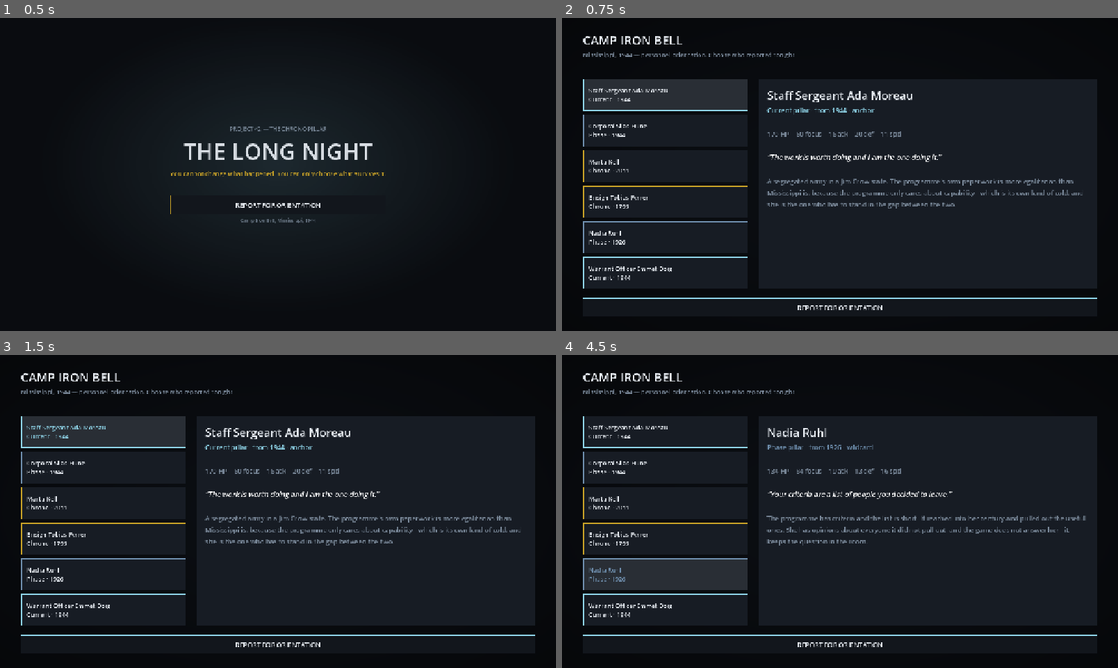
Above: before the commit, frames 1-4 (two rows, left to right).
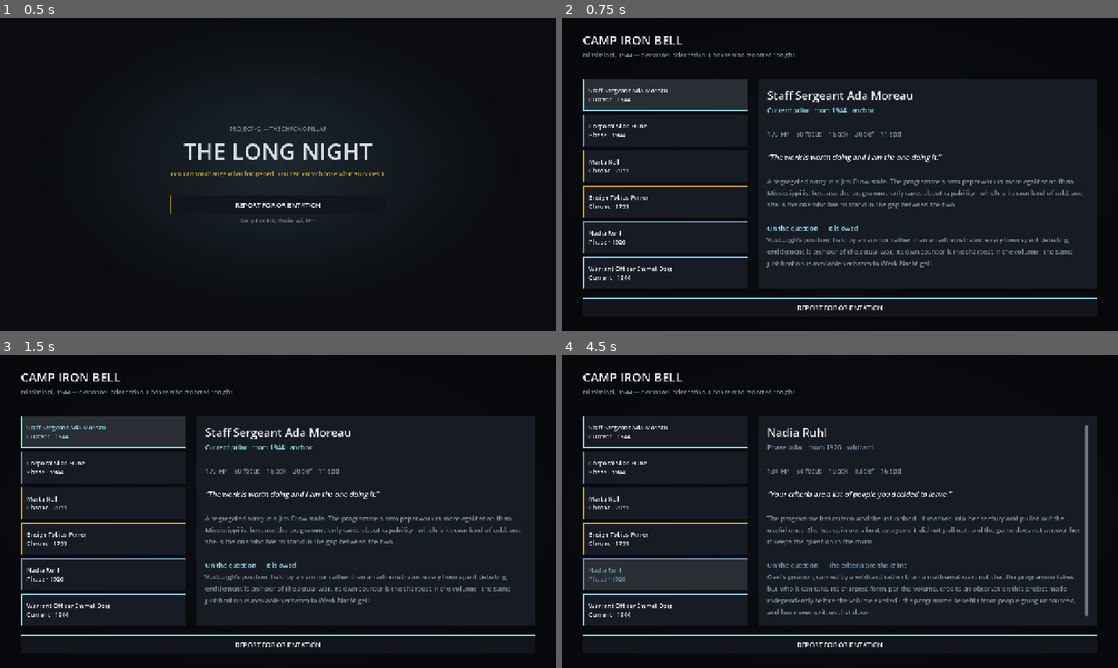
Above: after the commit, the same moments.

Repository: dancockrell/longnight-godot
Game: Godot game, scene res://scenes/Boot.tscn
Same seed, same stepped clock (60 frames per second), same inputs: the game is played once before the commit and once after it.
Inputs:
- Up to frame 1 (0.5 s): no input
- Up to frame 2 (0.75 s): click "REPORT FOR ORIENTATION" at 0.5 s
- Up to frame 3 (1.5 s): click "Staff Sergeant Ada Moreau Cur…" at 1.25 s
- Up to frame 4 (4.5 s): click "Corporal Silas Hune Phase · 1…" at 2 s; click "Marta Kell Chrono · 2011" at 2.75 s; click "Ensign Tobias Ferrer Chrono ·…" at 3.5 s; click "Nadia Ruhl Phase · 1926" at 4.25 s

Frame 1 is identical in both runs. In frame 2, 1.1% of the frame differs, in the area x 36-92%, y 66-80%; in frame 3, 1.1%; in frame 4, 2.5%, in the area x 36-95%, y 22-84%.

Commit message:
Wire the six protagonists into Volume XVI's seven positions
world-aflame-godot/docs/WORLD-THE-QUESTION.md gave the party's central
disagreement - "what is Camp Iron Bell entitled to do?" - somewhere to
actually stand. Verified the volume exists before building on it. Two of
the seven positions are held there by characters who are also two of my
six protagonists, not by coincidence but because they are the same
characters across both documents: Ferrer holds position 2 ("it is a
conscription") and Kell holds position 4 ("it does not matter, because
nothing changes") in the volume directly. Extended the mapping to the
other four:

  Moreau  -> 5, it is owed (the administrator's line, held by an anchor
             instead of an administrator - she keeps the machine running)
  Hune    -> 7, we should be taking far more (held privately - his public
             line is "somebody has to go first"; the 4am version of that
             is a belief the limit is cost, not conscience, and attenuation
             is what happens to a man who acts on it without saying it)
  Ruhl    -> 3, the criteria are the crime (already her closest match -
             the volume's sharpest form of this position credits an
             observation this project made independently before the
             volume existed: the programme benefits from people going
             uncounted)
  Doig    -> 6, the question is a distraction (fits his existing role
             exactly - follow the appropriations is literally his job)

Position 1 ("it is a rescue") is deliberately left unheld by any
protagonist - it belongs to Colonel Wexford, an NPC, so the party has an
institutional line to react against rather than everyone already agreeing
with the commanding officer.

Enforced the same way missing_bill() already enforces bible section 2 rule
6: two new Roster methods (duplicate_question_positions,
missing_question_position) and two new tests, counted against roster size
rather than hardcoded. A collision sabotage confirms the check can fail.

Surfaced in the select screen - "On the question -", in the protagonist's
own pillar colour - rather than leaving this as data nobody in the game
ever sees. Verified by looking at it, not by reading the code.

74 checks at exit 0.

Co-Authored-By: Claude Opus 5 <noreply@anthropic.com>

Diff:
--- a/scripts/data/roster.gd
+++ b/scripts/data/roster.gd
@@ -26,6 +26,25 @@
 ## entitled to do?", and the party's internal disagreement is the spine of the
 ## writing.
 ##
+## THAT QUESTION IS NOW CANON, not a house rule: LORE-BIBLE Volume XVI
+## (world-aflame-godot/docs/WORLD-THE-QUESTION.md, "What is Camp Iron Bell
+## entitled to do?") names seven positions, each held by somebody an
+## intelligent person could actually be, each with a counter that is also
+## good. Two of the seven are held, in that volume, by characters who are
+## also two of these six protagonists - Ferrer holds position 2 and Kell
+## holds position 4 there directly, not by analogy, since they are the same
+## characters across both documents. The mapping below extends that to the
+## other four. §00 governs: the game never resolves which position is right,
+## and no two protagonists hold the same one. Position 1 ("it is a rescue")
+## is deliberately left unheld by any protagonist - it belongs to Colonel
+## Wexford, an NPC, so the party has an institutional line to react against
+## rather than everyone already agreeing with the commanding officer.
+##
+## Per the volume's own instruction, nobody holds a position purely - people
+## hold one publicly, a second privately, and drift toward a third at four in
+## the morning. Hune is written that way deliberately: his public line reads
+## as position 7 turned inward rather than outward.
+##
 ## Bios here are one-line design intents, not final text. No story prose is
 ## written until the faction and period rulings land.
 
@@ -48,6 +67,9 @@
 		"hp": 170, "focus": 60, "atk": 16, "def": 20, "spd": 11,
 		"thesis": "The work is worth doing and I am the one doing it.",
 		"bill": "A segregated army in a Jim Crow state. The programme's own paperwork is more egalitarian than Mississippi is, because the programme only cares about capability - which is its own kind of cold, and she is the one who has to stand in the gap between the two.",
+		"question_position": 5,
+		"question_label": "It is owed",
+		"question_note": "Vosburgh's position, held by an anchor rather than an administrator: every hour spent debating entitlement is an hour of the actual war. Its own counter is the sharpest in the volume - the same justification is available verbatim to Werk Nachtigall.",
 	},
 	{
 		"id": "hune",
@@ -58,6 +80,9 @@
 		"hp": 120, "focus": 95, "atk": 21, "def": 12, "spd": 17,
 		"thesis": "Somebody has to go in first and it may as well be me.",
 		"bill": "He has phased too often. The medical files use the word attenuation. He is not reliably here, and the game should let the player notice before he admits it.",
+		"question_position": 7,
+		"question_label": "We should be taking far more",
+		"question_note": "Bright's position, held privately. Publicly he volunteers for everything; the 4am version of that is a belief that the limit is cost, not conscience, and that a programme afraid to find its own ceiling is a programme still deciding how much right to do. He does not say this out loud. Attenuation is what happens to a man who acts on it without saying it.",
 	},
 	{
 		"id": "kell",
@@ -68,6 +93,9 @@
 		"hp": 128, "focus": 88, "atk": 18, "def": 14, "spd": 14,
 		"thesis": "You are asking the wrong question and I am not going to tell you the right one.",
 		"bill": "Mined from the future. She knows how it ends and will not say, and every time she is right about something the party trusts her less. The most useful device in the game, per bible section 5.",
+		"question_position": 4,
+		"question_label": "It does not matter, because nothing changes",
+		"question_note": "Her position directly, per WORLD-THE-QUESTION.md - the loop is already closed, so there was never a decision. The volume's own counter is what she has already worked out and won't say: knowing the loop is closed does not tell you what is in it. A fatalist still has to fill in the form.",
 	},
 	{
 		"id": "ferrer",
@@ -78,6 +106,9 @@
 		"hp": 148, "focus": 76, "atk": 13, "def": 17, "spd": 10,
 		"thesis": "I did not ask to be here and you have never once acknowledged that.",
 		"bill": "A naval surgeon taken, not asked. Retrieval is one-way; the programme calls it settlement and he calls it other things. He is the standing argument that rescue and recruitment are not the same word.",
+		"question_position": 2,
+		"question_label": "It is a conscription",
+		"question_note": "His position directly, per WORLD-THE-QUESTION.md - W.D. 42-A has a box for the authorising officer and none for consent. Its own counter is the one he has never had an answer for: you cannot ask a man in 1799 whether he consents to a retrieval in 1943, so a standard nobody could meet is not a standard.",
 	},
 	{
 		"id": "ruhl",
@@ -88,6 +119,9 @@
 		"hp": 134, "focus": 84, "atk": 19, "def": 13, "spd": 16,
 		"thesis": "Your criteria are a list of people you decided to leave.",
 		"bill": "The programme has criteria and the list is short. It reached into her century and pulled out the useful ones. She has opinions about everyone it did not pull out, and the game does not answer her - it keeps the question in the room.",
+		"question_position": 3,
+		"question_label": "The criteria are the crime",
+		"question_note": "Osei's position, carried by a wildcard rather than a mathematician: not that the programme takes, but who it can take. Its sharpest form, per the volume, credits an observation this project made independently before the volume existed - the programme benefits from people going uncounted, and has never written that down.",
 	},
 	{
 		"id": "doig",
@@ -98,6 +132,9 @@
 		"hp": 156, "focus": 68, "atk": 15, "def": 19, "spd": 12,
 		"thesis": "I do not have to believe in it to be good at it.",
 		"bill": "Complicity as texture, per bible section 3. He signs the forms, he sources the parts, he is friendly and competent and he has never once asked what the requisitions are for.",
+		"question_position": 6,
+		"question_label": "The question is a distraction",
+		"question_note": "Prentiss's position, held by a quartermaster instead of a clerk - it fits him exactly. Follow the appropriations: who authorised this, against what budget, expecting what return. Its own counter is that describing an institution is not answering the question; following the money tells you who benefits, not what is permitted.",
 	},
 ]
 
@@ -127,3 +164,29 @@
 		if not p.has("bill") or String(p["bill"]).strip_edges().is_empty():
 			out.append(String(p["id"]))
 	return out
+
+
+## Every protagonist must hold a distinct question_position (Volume XVI has
+## seven; six protagonists means one position, by design, is left to an NPC).
+## Two protagonists sharing a position would mean the party's central
+## disagreement has a gap in it. Counted against roster size, same reasoning
+## as missing_bill().
+static func duplicate_question_positions() -> Array:
+	var seen := {}
+	var dupes := []
+	for p in PROTAGONISTS:
+		var pos: int = int(p.get("question_position", -1))
+		if pos < 1:
+			continue
+		if seen.has(pos):
+			dupes.append(pos)
+		seen[pos] = true
+	return dupes
+
+
+static func missing_question_position() -> PackedStringArray:
+	var out := PackedStringArray()
+	for p in PROTAGONISTS:
+		if int(p.get("question_position", -1)) < 1:
+			out.append(String(p["id"]))
+	return out
--- a/scripts/ui/select_screen.gd
+++ b/scripts/ui/select_screen.gd
@@ -213,6 +213,13 @@
 	lines.append("[i]“%s”[/i]" % String(e["thesis"]))
 	lines.append("")
 	lines.append("[color=#%s]%s[/color]" % [_palette.dim.to_html(false), String(e["bill"])])
+
+	if e.has("question_position"):
+		lines.append("")
+		lines.append("[color=#%s]On the question — %s[/color]" % [
+			tint.to_html(false), String(e.get("question_label", ""))])
+		lines.append("[color=#%s]%s[/color]" % [_palette.dim.to_html(false), String(e.get("question_note", ""))])
+
 	_detail.text = "\n".join(lines)
 
 
--- a/tests/run_tests.gd
+++ b/tests/run_tests.gd
@@ -88,6 +88,16 @@
 		missing = PackedStringArray(["moreau"])
 	_ok("every protagonist carries a bill", missing.is_empty(),
 		"%d of %d have one" % [n - missing.size(), n])
+
+	var pos_dupes := Roster.duplicate_question_positions()
+	if _sabotage == "collide_question_positions":
+		pos_dupes = [4]
+	_ok("no two protagonists share a Volume XVI position", pos_dupes.is_empty(),
+		"checked %d protagonists, %d collisions" % [n, pos_dupes.size()])
+
+	var missing_pos := Roster.missing_question_position()
+	_ok("every protagonist holds a Volume XVI position", missing_pos.is_empty(),
+		"%d of %d missing" % [missing_pos.size(), n])
 
 	var pillars_used := {}
 	for p in Roster.PROTAGONISTS:
